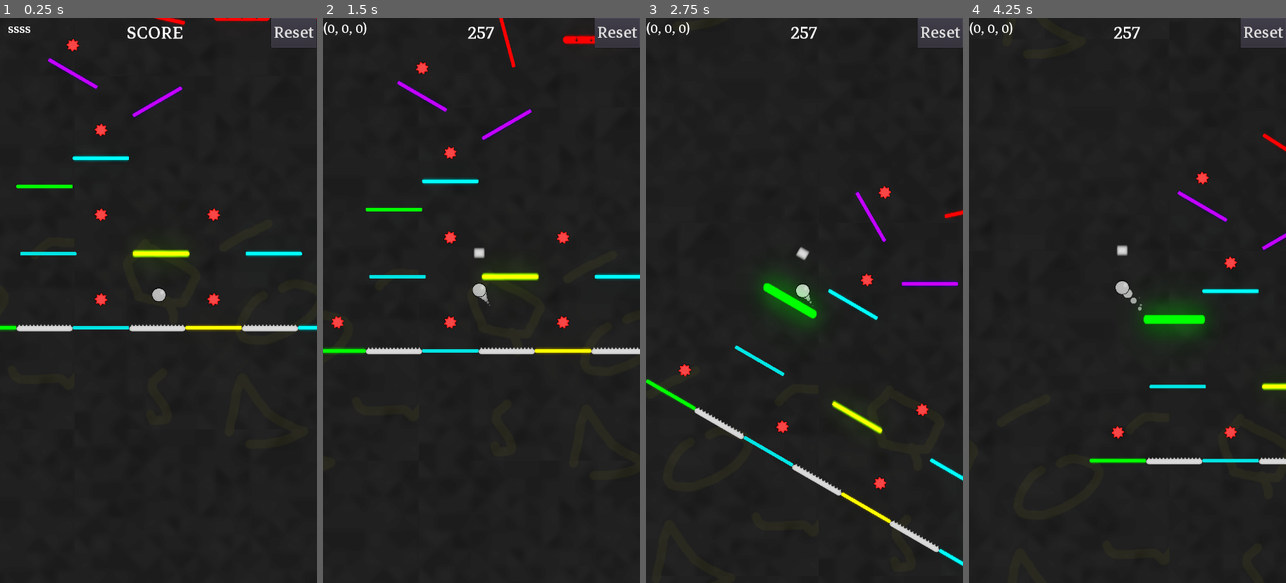
Above: before the commit, frames 1-4 (left to right).
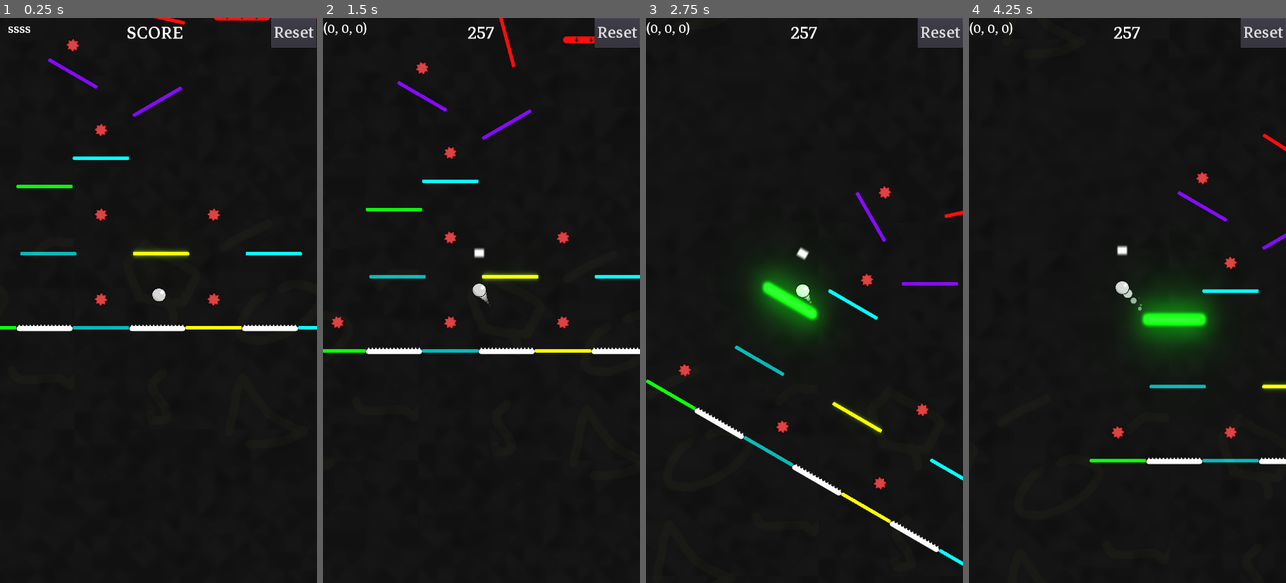
Above: after the commit, the same moments.

Repository: dolorismachina/Pivot
Game: Godot game, scene res://Scenes/Main/Main.tscn
The game is run twice, just before and just after one commit, with the same random seed, the same clock (stepped at 60 frames per second) and the same inputs. The engine's default icon, where the game draws it, is replaced by a stand-in: a white triangle on a blue panel in a dark square.
Inputs (mouse positions are in pixels of both pictures, inside the frame that each line leads up to):
- Up to frame 1 (0.25 s): no input
- Up to frame 2 (1.5 s): move the mouse to (551, 272) at 0.52 s; hold Right (ui_right) 0.53-1.28 s; hold Space (space) 0.53-1.28 s; click (551, 272) at 0.67 s; move the mouse to (418, 328) at 1.27 s; hold Left (ui_left) from 1.28 s (still down); tap Space (space) at 1.35 s
- Up to frame 3 (2.75 s): move the mouse to (836, 176) at 2.02 s; release Left (ui_left) at 2.03 s; hold Right (ui_right) from 2.03 s (still down); hold Space (space) from 2.03 s (still down)
- Up to frame 4 (4.25 s): move the mouse to (1111, 413) at 2.77 s; release Space (space) at 2.78 s; tap Space (space) at 2.85 s; click (1111, 413) at 2.92 s; move the mouse to (1222, 385) at 3.52 s; release Right (ui_right) at 3.53 s; hold Left (ui_left) from 3.53 s (still down); hold Space (space) from 3.53 s (still down)

The runs differ from the first frame. In frame 1, 2.2% of the frame differs, in the area x 0-100%, y 0-56%; in frame 2, 2.2%; in frame 3, 2.9%, in the area x 0-100%, y 29-98%; in frame 4, 2.8%.
Error in both runs: Invalid get index 'Direction' (on base: 'null instance'). (res://Scenes/Main/Main.gd:33)

Commit message:
Adjust environment parameters

Diff:
--- a/Environment.tres
+++ b/Environment.tres
@@ -3,26 +3,32 @@
 [resource]
 background_mode = 4
 fog_color = Color( 0.133333, 0.278431, 0.423529, 1 )
-tonemap_mode = 2
-tonemap_exposure = 2.66
-tonemap_white = 11.9
-dof_blur_far_distance = 84.5
-dof_blur_near_distance = 627.76
-dof_blur_near_transition = 1146.13
-dof_blur_near_amount = 1.0
+ssao_enabled = true
+ssao_radius = 24.0
+ssao_intensity = 75.0
+ssao_radius2 = 58.0
+ssao_intensity2 = 92.7
+dof_blur_far_distance = 1.51
+dof_blur_far_transition = 0.09
+dof_blur_far_amount = 0.22
+dof_blur_far_quality = 0
+dof_blur_near_distance = 1.5
+dof_blur_near_transition = 153.34
+dof_blur_near_amount = 0.0
 dof_blur_near_quality = 2
 glow_enabled = true
 glow_levels/1 = true
+glow_levels/2 = true
 glow_levels/3 = false
 glow_levels/4 = true
 glow_levels/6 = true
 glow_levels/7 = true
-glow_intensity = 0.29
-glow_strength = 0.58
+glow_intensity = 1.1
+glow_strength = 0.63
 glow_blend_mode = 0
 glow_hdr_scale = 4.0
 glow_bicubic_upscale = true
 adjustment_enabled = true
-adjustment_brightness = 0.72
-adjustment_contrast = 1.5
-adjustment_saturation = 2.16
+adjustment_brightness = 0.87
+adjustment_contrast = 1.32
+adjustment_saturation = 1.07
